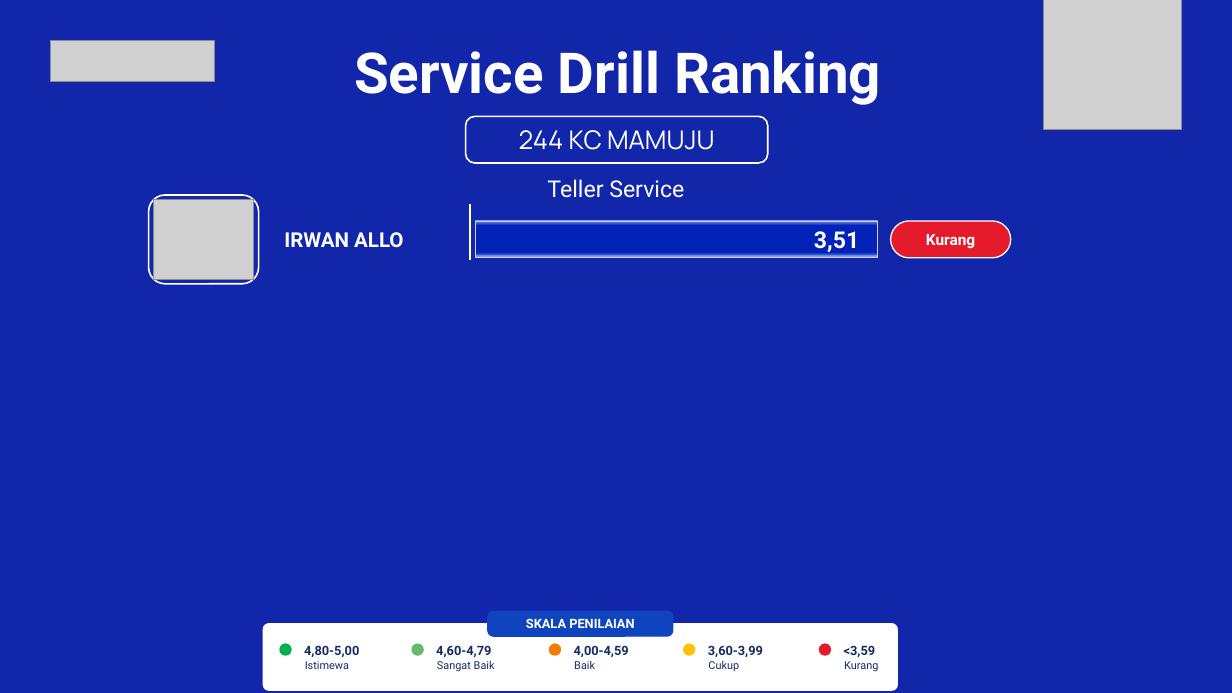
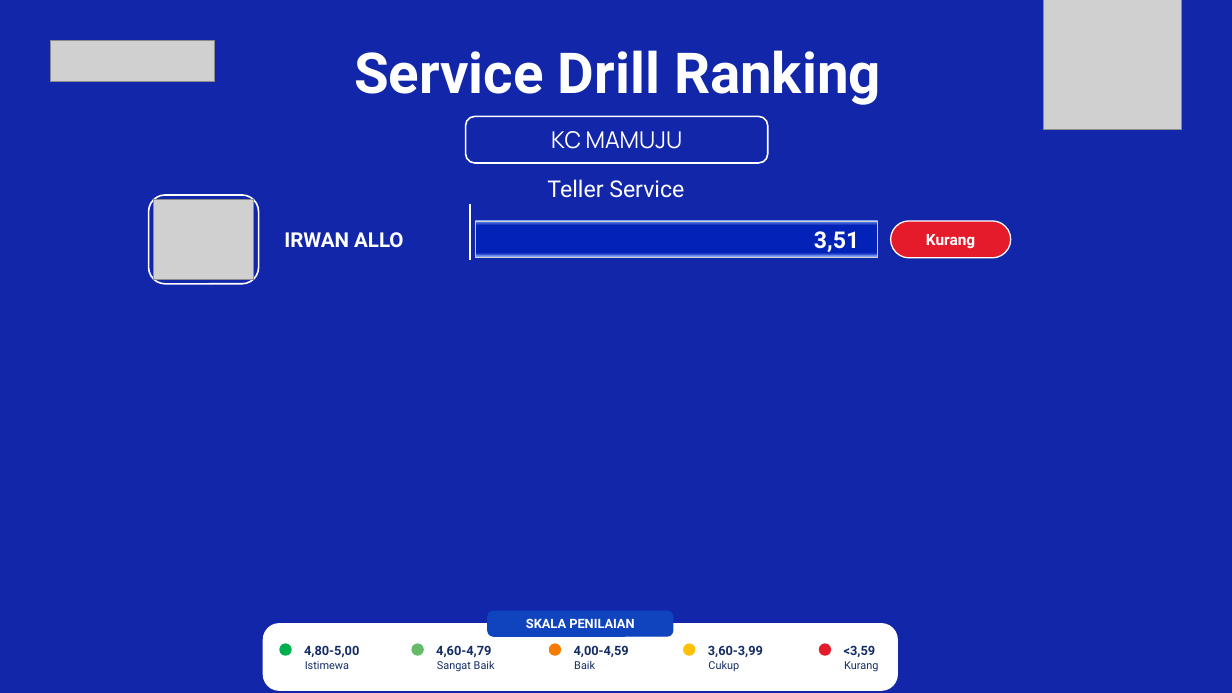
Before and after one commit to hengkiyudijanto/btn-sip, a slide deck: slide 2 of ranking-nyata.pptx. Drawn at 1232x693 pixels with LibreOffice and Linux fonts; fonts in the diff are those of the drawing; grey boxes stand for pictures; background and template pictures are left out. Boxes give left, top, right and bottom in pixels: in the first picture for what was removed or moved away, otherwise in the second. Text is boxed around its words. In the diff, an @@ line names an element or a change of style, - is before the commit and + after.

Commit message:
Ranking: nama cabang tanpa kode + font -2 pt, sudut panel legenda sesuai referensi
NAMA CABANG:
- Slide menampilkan '244 KC MAMUJU'; kode '244' dibuang sehingga jadi
  'KC MAMUJU' saja. Kode ditambahkan di dua tempat (ranking.ts baris label
  unit dan baris pengelompokan), keduanya sudah dibersihkan. Nama di
  database memang sudah bersih, jadi cukup di sisi tampilan.
- Ukuran font nama cabang 20 -> 18 pt.

PANEL LEGENDA:
- Radius sudut disamakan dengan file referensi: 24% dari tinggi panel
  (Rounded Rectangle 83 -> radius relatif 0,2400), yaitu 0,173 inci.
  Sebelumnya 0,06 inci sehingga sudutnya terlihat terlalu kotak.

Skrip baru: scripts/cek-radius-referensi.py (baca radius dari file
referensi), scripts/lihat-nama-cabang.ts, scripts/cek-radius-label.py.

127 unit test lulus.

```diff
--- a/ranking-nyata.pptx
+++ b/ranking-nyata.pptx
@@ text at (551,131,683,149): text changed; size 20 to 18 pt @@
-244 KC MAMUJU
+KC MAMUJU
@@ rounded rectangle at (263,624,897,690): proportions changed @@
```
Also in this commit, not shown: 1 other slide changed, 10 other files.
